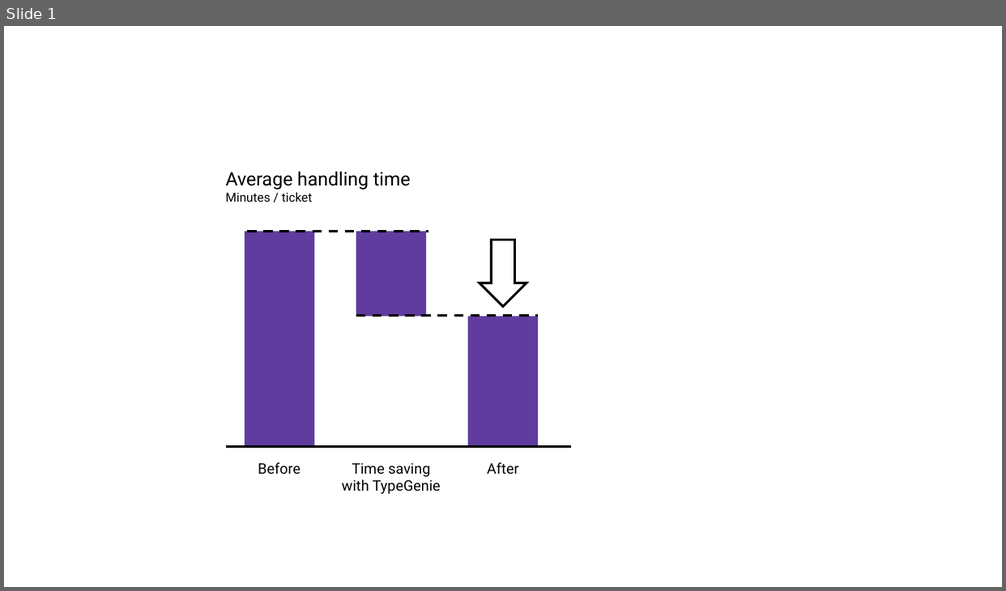
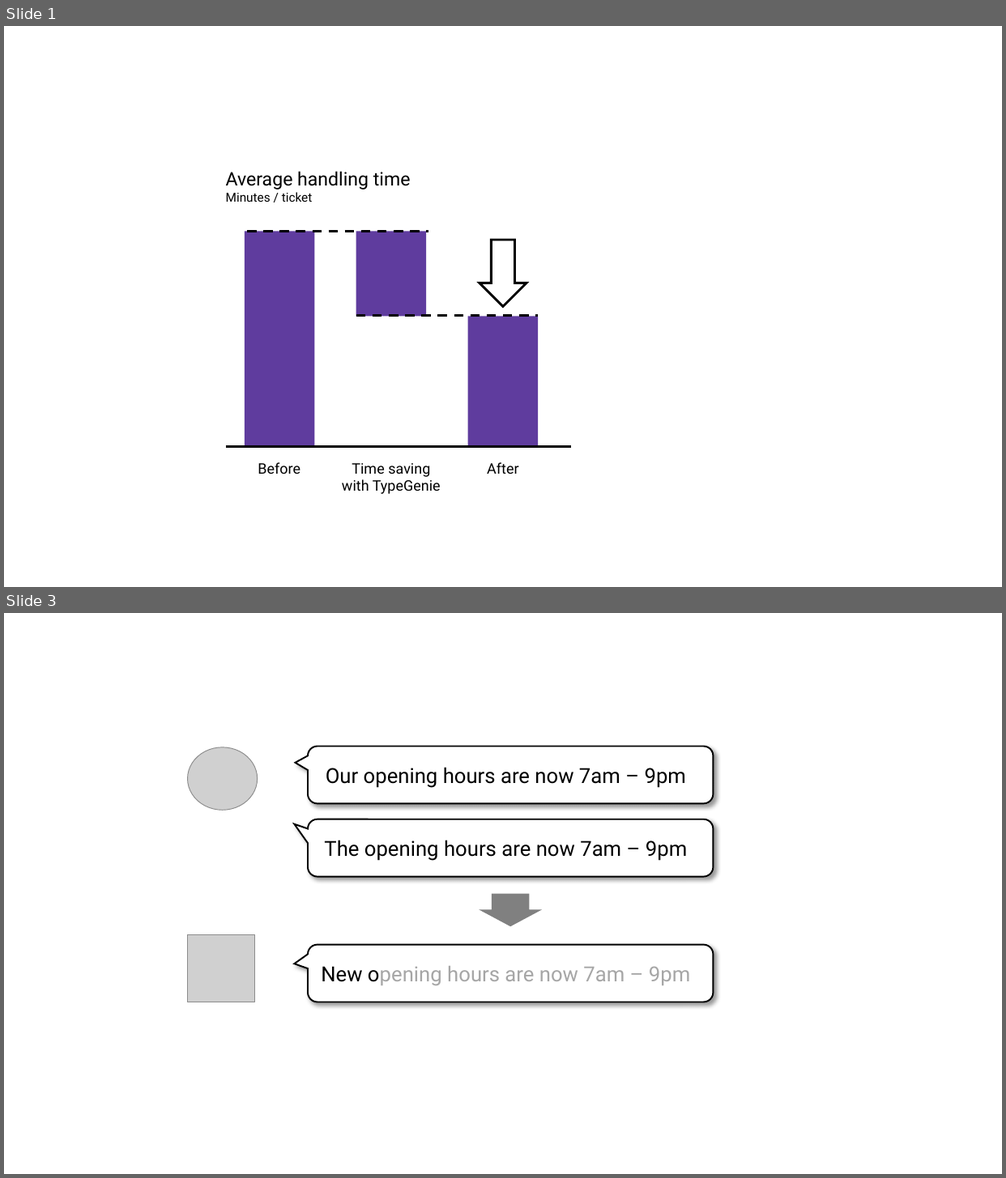
Before and after one commit to pyrytakala/pyrytakala.github.io, a slide deck: tgsite/i/graphics.pptx. Shown one above the other, each under a label of ours: slide 1 before the commit, slides 1 and 3 after it; the slides between them are not shown. The pictures are 1006x591 and 1006x1178 pixels, drawn with LibreOffice and Linux fonts; fonts in the diff are those of the drawing; grey boxes stand for pictures. Boxes give left, top, right and bottom in pixels: in the first picture for what was removed or moved away, otherwise in the second. Text is boxed around its words. In the diff, an @@ line names an element or a change of style, - is before the commit and + after.

```diff
--- a/tgsite/i/graphics.pptx
+++ b/tgsite/i/graphics.pptx
@@ slide 3 added at (x1=4, y1=613, x2=1002, y2=1174), background #FFFFFF @@
@@ picture added at (x1=187, y1=747, x2=257, y2=811) @@
@@ rounded speech box added at (x1=308, y1=747, x2=714, y2=804), fill #FFFFFF, outline #000000 1.5 pt @@
@@ text added at (x1=326, y1=767, x2=686, y2=788), 20 pt, text #000000 @@
+Our opening hours are now 7am – 9pm
@@ rounded speech box added at (x1=308, y1=820, x2=714, y2=877), fill #FFFFFF, outline #000000 1.5 pt @@
@@ text added at (x1=324, y1=840, x2=687, y2=861), 20 pt, text #000000 @@
+The opening hours are now 7am – 9pm
@@ right arrow added at (x1=479, y1=894, x2=543, y2=926), fill #808080 @@
@@ picture added at (x1=187, y1=935, x2=255, y2=1003) @@
@@ rounded speech box added at (x1=308, y1=944, x2=714, y2=1003), fill #FFFFFF, outline #000000 1.5 pt @@
@@ text added at (x1=321, y1=966, x2=690, y2=986), 20 pt, text #A6A6A6 @@
+New opening hours are now 7am – 9pm
```
Also in this commit, not shown: 3 other slides added, 17 other files.
